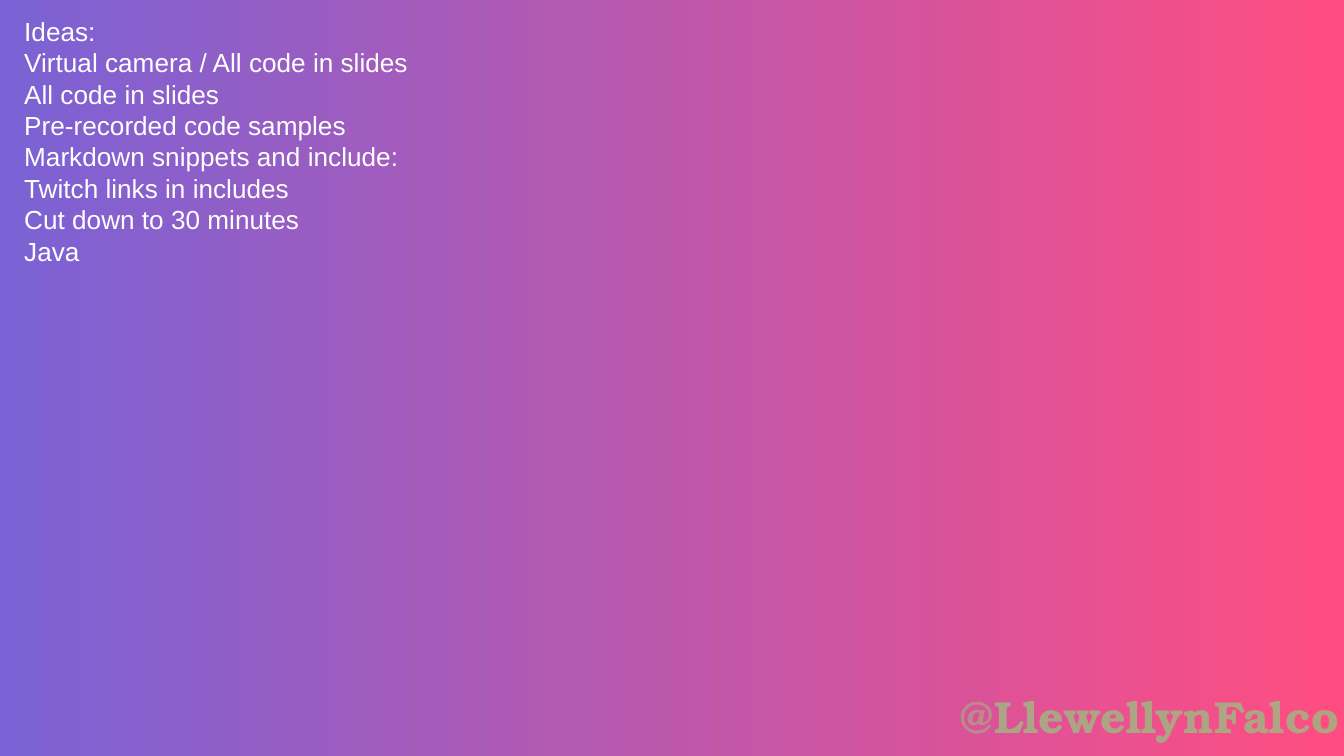
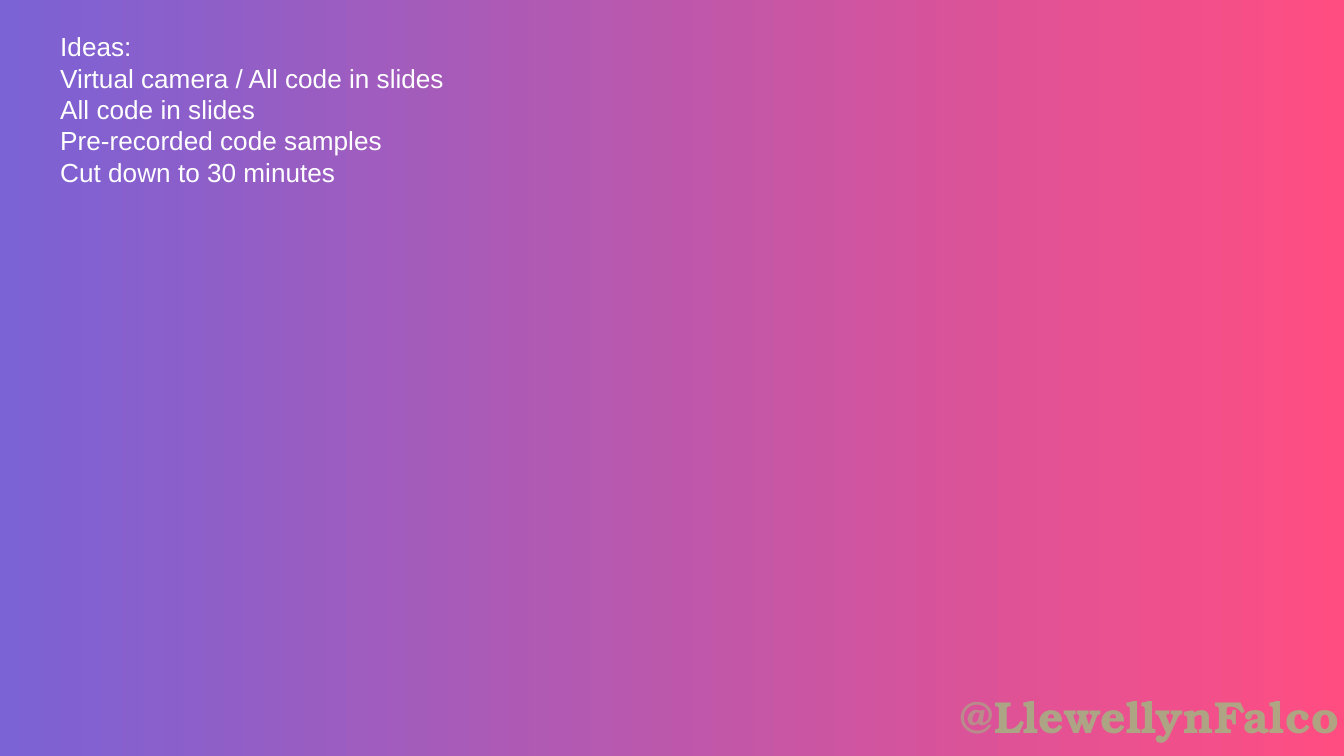
Before and after one commit to isidore/Talks, a slide deck: slide 1 of Slides/Patterns-ManyOfOne.pptx. Drawn at 1344x756 pixels with LibreOffice and Linux fonts; fonts in the diff are those of the drawing; background and template pictures are left out. Boxes give left, top, right and bottom in pixels: in the first picture for what was removed or moved away, otherwise in the second. Text is boxed around its words. In the diff, an @@ line names an element or a change of style, - is before the commit and + after.

```diff
--- a/Slides/Patterns-ManyOfOne.pptx
+++ b/Slides/Patterns-ManyOfOne.pptx
@@ text "Ideas:": place and size @@
-text "Ideas:" at [24, 22, 408, 261]
+text "Ideas:" at [60, 37, 444, 182]
@@ text at [24, 147, 398, 198]: paragraphs removed @@
-Markdown snippets and include:
-Twitch links in includes
@@ text at [24, 243, 79, 261]: paragraph removed @@
-Java
```
Also in this commit, not shown: 1 other slide changed, 5 slides added.
